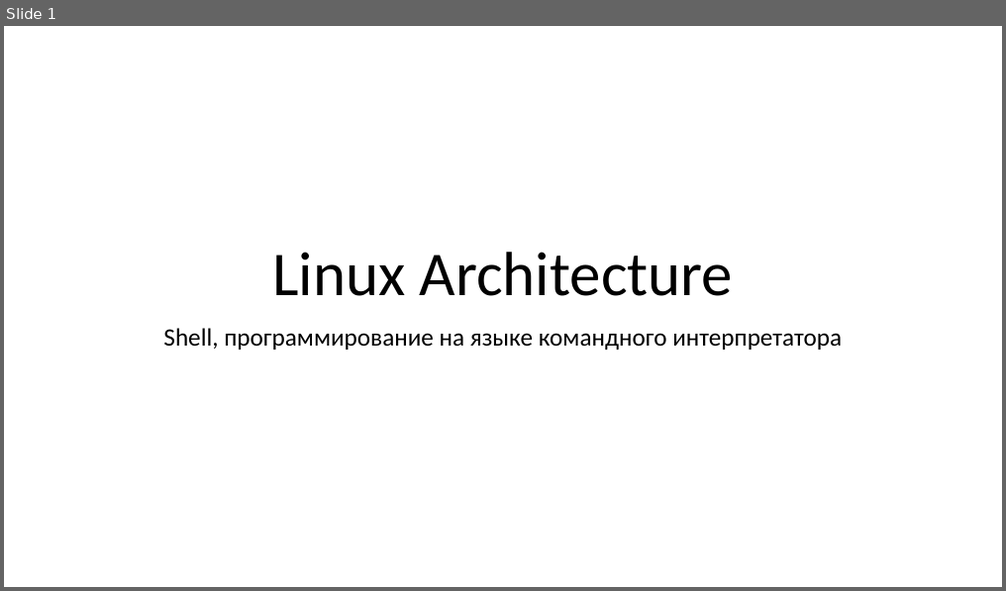
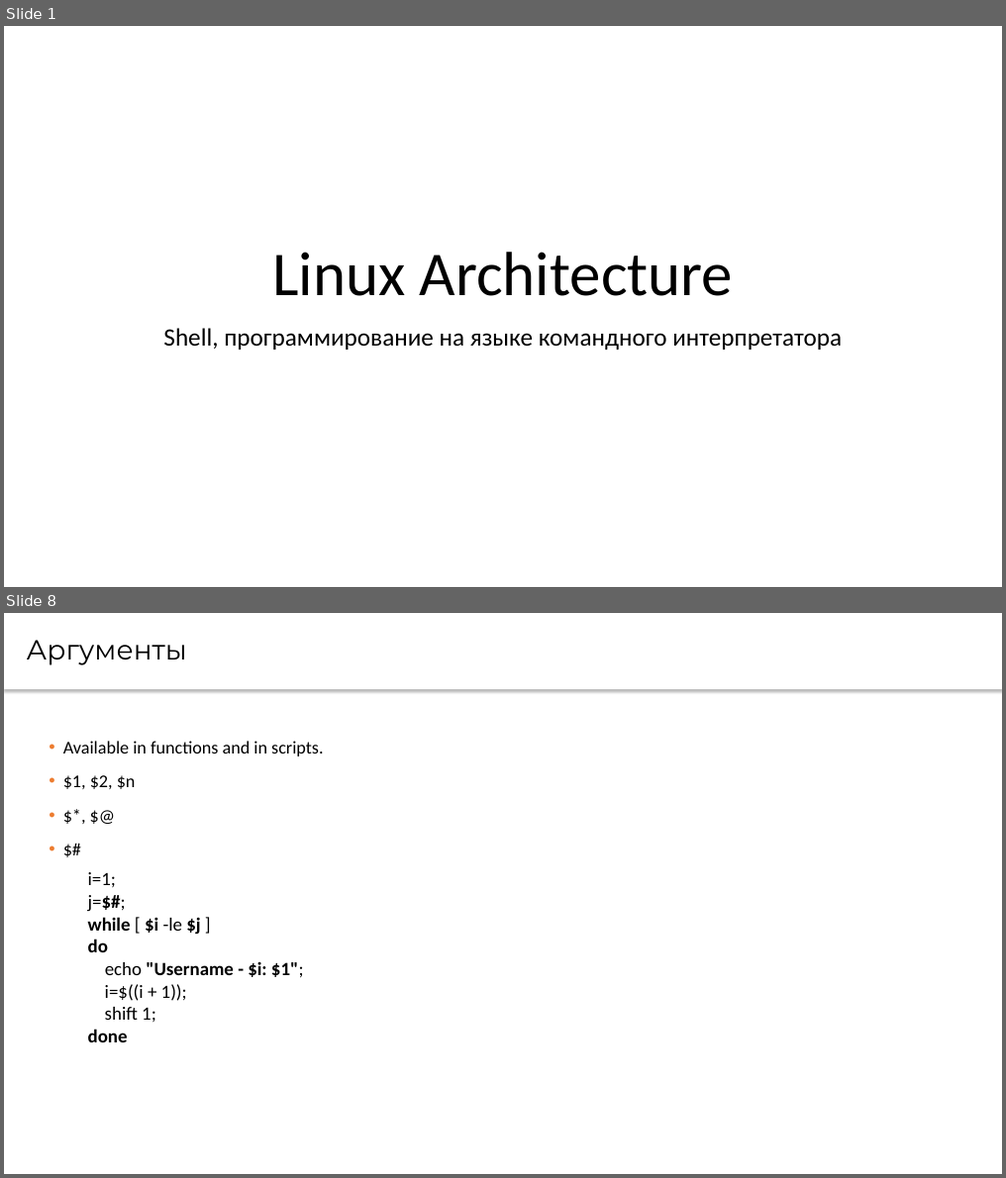
Before and after one commit to CsteerDevops1/lectures_devops2, a slide deck: LinuxArch/LinuxArch5.pptx. Shown one above the other, each under a label of ours: slide 1 before the commit, slides 1 and 8 after it; the slides between them are not shown. The pictures are 1006x591 and 1006x1178 pixels, drawn with LibreOffice and Linux fonts; fonts in the diff are those of the drawing. Boxes give left, top, right and bottom in pixels: in the first picture for what was removed or moved away, otherwise in the second. Text is boxed around its words. In the diff, an @@ line names an element or a change of style, - is before the commit and + after.

```diff
--- a/LinuxArch/LinuxArch5.pptx
+++ b/LinuxArch/LinuxArch5.pptx
@@ slide 8 added at [4,613,1002,1174], background #FFFFFF @@
@@ text added at [4,613,1002,689], fill #FFFFFF, 26.7 pt, text #000000 @@
+Аргументы
@@ text added at [63,741,323,789], 17.3 pt, text #000000 @@
+• Available in functions and in scripts.
+• $1, $2, $n
+• $*, $@
+• $#
@@ text added at [88,872,304,1043], 18 pt, text #000000 @@
+i=1;
+j=$#;
+while [ $i -le $j ]
+do
+echo "Username - $i: $1";
+i=$((i + 1));
+shift 1;
+done
```
Also in this commit, not shown: 2 slides changed, 10 other slides added, 10 slides removed.
